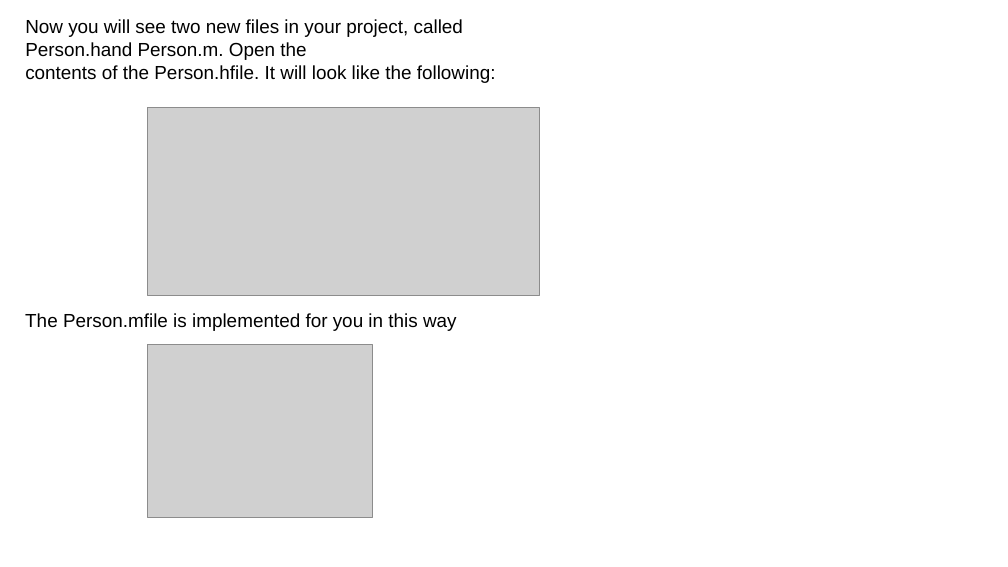
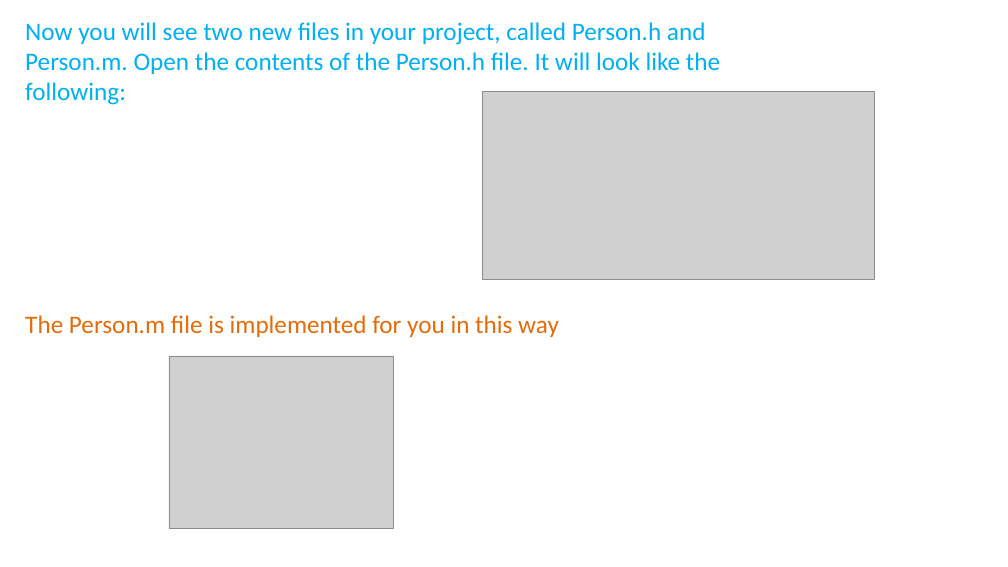
Before and after one commit to aminhngn/Course_Mobile_IOS, a slide deck: slide 35 of course/IOS_Module_03_core_data.pptx (slide 25 before the commit). Drawn at 1008x567 pixels with LibreOffice and Linux fonts; fonts in the diff are those of the drawing; grey boxes stand for pictures. Boxes give left, top, right and bottom in pixels: in the first picture for what was removed or moved away, otherwise in the second. Text is boxed around its words. In the diff, an @@ line names an element or a change of style, - is before the commit and + after.

```diff
--- a/course/IOS_Module_03_core_data.pptx
+++ b/course/IOS_Module_03_core_data.pptx
@@ text at (25,22,720,105): text changed; size 18 to 24 pt; font Arial to Calibri; text colour #000000 to #00B0F0 @@
-Now you will see two new files in your project, called Person.hand Person.m. Open the
-contents of the Person.hfile. It will look like the following:
+Now you will see two new files in your project, called Person.h and Person.m. Open the contents of the Person.h file. It will look like the following:
@@ picture: place and size @@
-picture at (147,108,540,296)
+picture at (482,91,875,279)
@@ text at (25,315,559,337): text changed; size 18 to 24 pt; font Arial to Calibri; text colour #000000 to #E46C0A @@
-The Person.mfile is implemented for you in this way
+The Person.m file is implemented for you in this way
@@ picture: place and size @@
-picture at (147,345,372,517)
+picture at (169,356,393,529)
```
Also in this commit, not shown: 16 other slides changed, 28 slides added, 10 slides removed, 3 other files.
